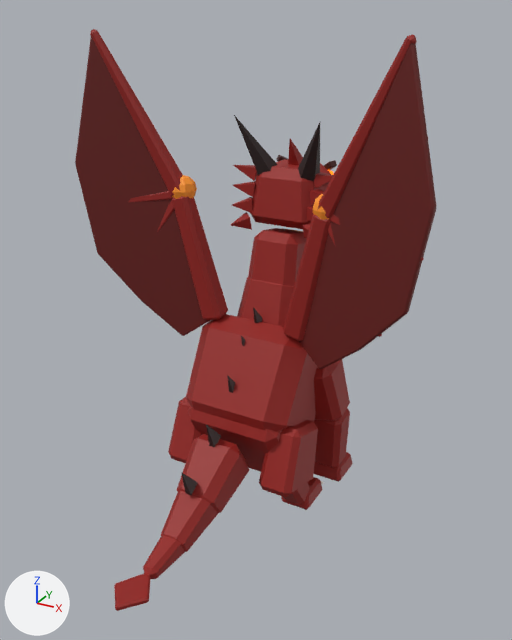
The FBX model models/CannonTame/Animals/09_Volcano/LavaDrake/anims/LavaDrake_Fly.fbx as it was, and as the next commit left it.
One viewpoint serves both versions: a 50 mm camera at (8.81, -14.95, 13.42) aimed at (0.57, 0.04, 5.92). The axes (+X, +Y, +Z) are drawn at lower left. The lights are the same throughout. The older version comes first.

Names of what the first picture shows: 'LavaDrake'.
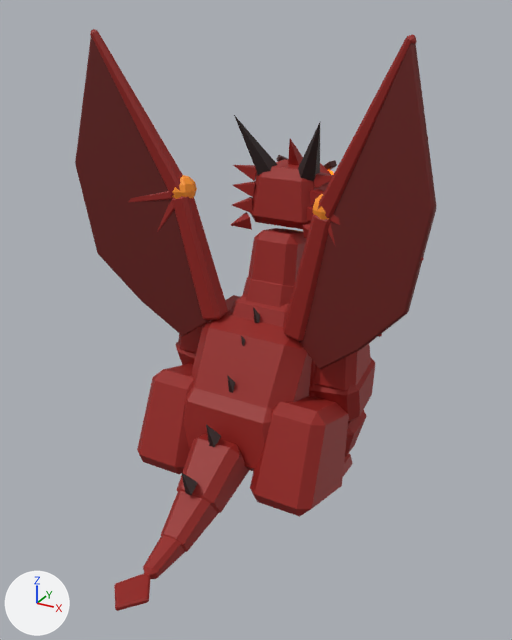
Location of each change, [x1, y1, x2, y2] in pixels of the pictures (512 x 640 px):
part 1 of me_lavadrake, added (red): after [137, 295, 375, 517]

What changed in the scene script:
```text
Change me_lavadrake:
    used by ob_lavadrake; location = (0.0, 0.0, 0.0)
    remove me_lavadrake.from_pydata(...)  # 3464 vertices, 3566 faces; spans x -5.02..5.02, y -5.65..5.65, z 0.0..12.94
    add me_lavadrake.from_pydata(...)  # 5552 vertices, 5684 faces; spans x -5.02..5.02, y -5.65..5.65, z 0.0..12.94
    me_lavadrake part 1: 2088 vertices added at x -3.05..3.05, y -1.36..3.37, z 0.32..5.84
```
